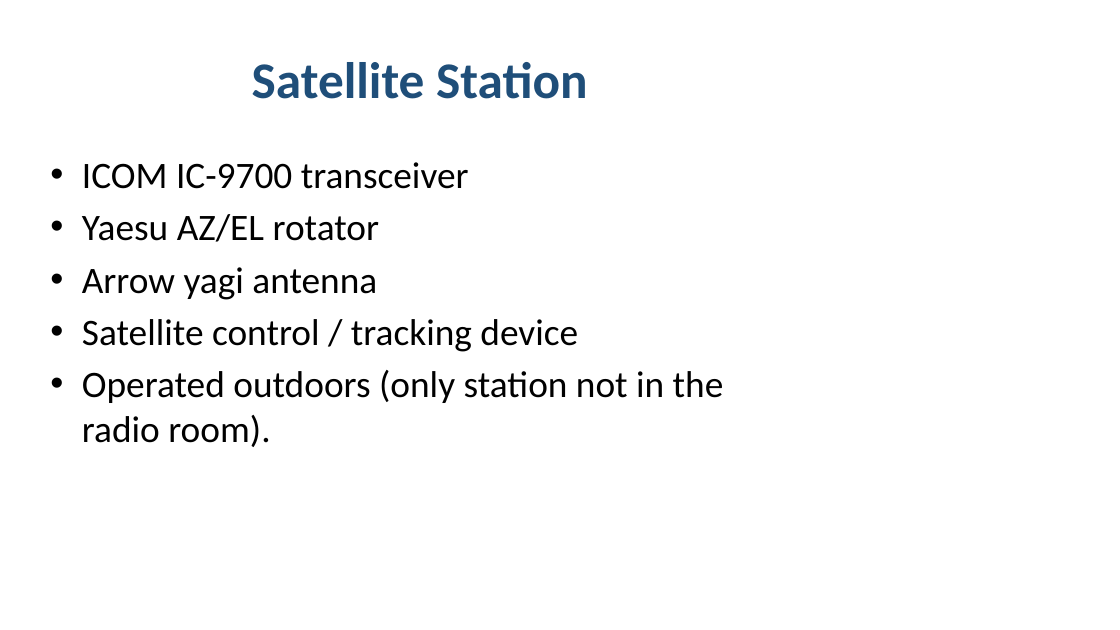
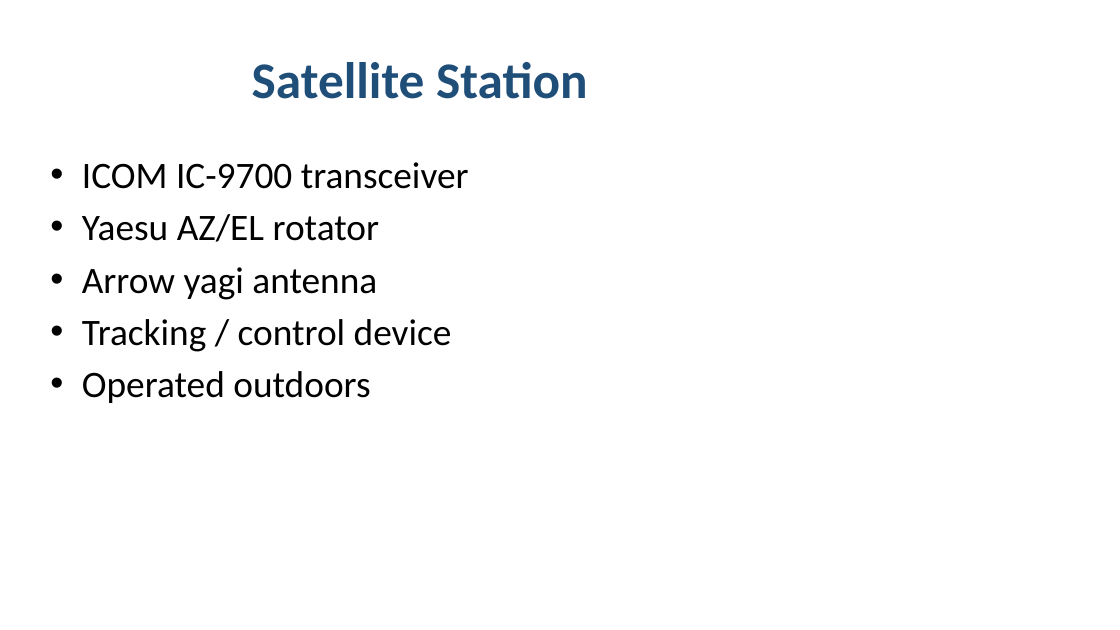
Before and after one commit to ny4i/pinellas-field-day, a slide deck: slide 12 of site-setup/2026-field-day-presentation.pptx (slide 10 before the commit). Drawn at 1120x630 pixels with LibreOffice and Linux fonts; fonts in the diff are those of the drawing. Boxes give left, top, right and bottom in pixels: in the first picture for what was removed or moved away, otherwise in the second. Text is boxed around its words. In the diff, an @@ line names an element or a change of style, - is before the commit and + after.

```diff
--- a/site-setup/2026-field-day-presentation.pptx
+++ b/site-setup/2026-field-day-presentation.pptx
@@ text at box(82, 319, 452, 403): text changed @@
-• Satellite control / tracking device
-• Operated outdoors (only station not in the radio room).
+• Tracking / control device
+• Operated outdoors
```
Also in this commit, not shown: 14 other slides changed, 8 slides added, 1 other file.
